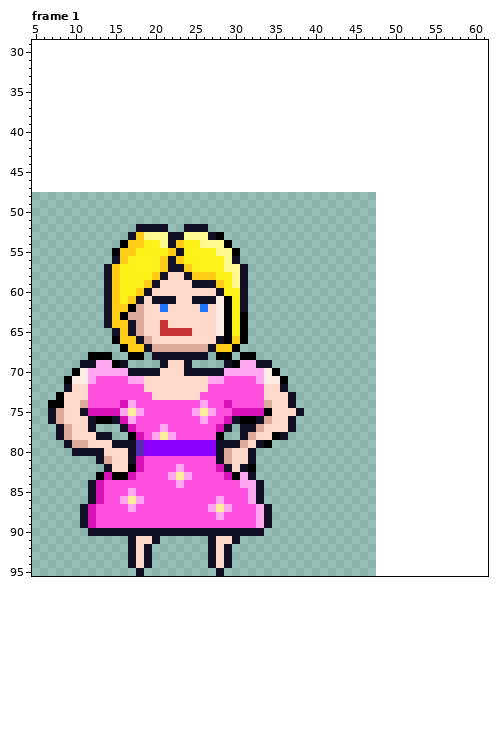
Pixel-art file -- Emma Art/character-flex.aseprite. The picture above is the old version.
48x48 pixels, 4 frames. Shown: frame 1: x 5..61, y 29..95. The old version is drawn lined up with the new one, on the new canvas. The commit also changed other frames, which this record leaves out.
After the commit:
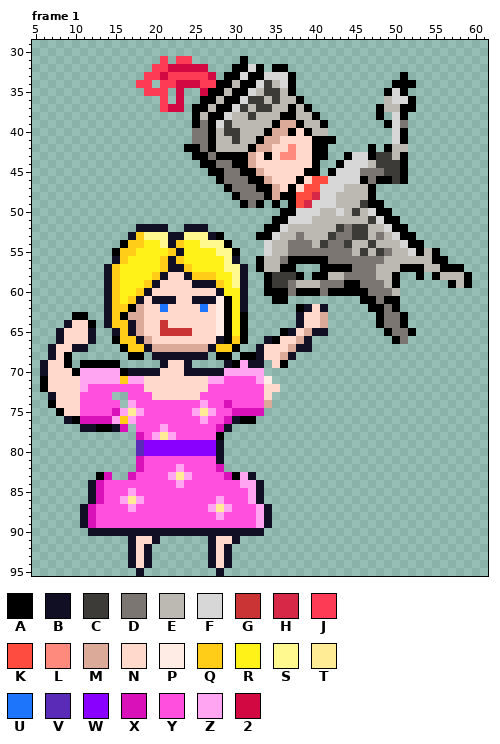
Palette (. is transparent): A #000000  B #100f24  C #3d3b38  D #7b7671  E #bcb8b2  F #d7d7d7  G #ca3435  H #d72847  J #fd3b54  K #ff4c41  L #fe8a7e  M #dbaa98  N #ffd9cc  P #ffece5  Q #ffcc18  R #fff218  S #fff990  T #ffec94  U #1d75fb  V #5a2bb6  W #8900ff  X #d811b9  Y #ff4fdf  Z #ffa5f2  2 #d10841
From old to new:
canvas 48x48 -> 96x96, the old top-left corner now at 0,48
Frame 1:
y 31: x 21 . -> J; x 23..24 .. -> JJ; x 31 . -> A
y 32: x 20..26 ....... -> JJ22222; x 30..33 .... -> AAFA; x 35..36 .. -> AA
y 33: x 19..27 ......... -> JJ2JJJJJ2; x 29..37 ......... -> AAFAAFFFA; x 51 . -> A
y 34: x 18..19 .. -> JJ; x 21..37 ................. -> JJ222JJAAEAAFCEFA; x 50..52 ... -> AAA
y 35: x 19..21 ... -> JJJ; x 23 . -> 2; x 26..37 ............ -> 2AAEAAFECCEA; x 49..51 ... -> AFA
y 36: x 21 . -> J; x 23 . -> 2; x 26..38 ............. -> AAEAAFCCECEEA; x 49..52 .... -> EFFA
y 37: x 21..23 ... -> J22; x 25..39 ............... -> AAEAAFCECCEEAEA; x 48..52 ..... -> AEEAA
y 38: x 25..40 ................ -> AEAAFEECEEEAAEEA; x 48 . -> A; x 50..51 .. -> FA
y 39: x 25..41 ................. -> ADAFCEEEEEAMMAEEA; x 49..51 ... -> AFD
y 40: x 25..41 ................. -> DDAECCEEEAMMANAEE; x 50..51 .. -> FA
y 41: x 25..42 .................. -> DDAEECEEAMMNNNNAAA; x 50..51 .. -> FA
y 42: x 24..41 .................. -> AADAEEEEAMMNNLNNAA; x 47 . -> A; x 49..51 ... -> AEE
y 43: x 25..41 ................. -> AADAAAAMNANLLNNAA; x 44..51 ........ -> AFFACCEA
y 44: x 26..40 ............... -> AADDAAMNNNNNNNA; x 43..51 ......... -> AFFFECCCA
y 45: x 27..40 .............. -> AADDAAMNNNNNAA; x 42..51 .......... -> AFFFDDDCCA
y 46: x 28..51 ........................ -> ADDDAAMNNNANKKFFFFADAACA
y 47: x 29..47 ................... -> ADDDAAMNANKKFFFEEEA
y 48: x 30..47 .................. -> ADDDAMAAKKHFFEEEEA
y 49: x 31..33 ... -> ADA; x 35 . -> A; x 37..48 ............ -> AKHFFFEEECAA
y 50: x 36..49 .............. -> AAFFFEEFECEFAA
y 51: x 35..50 ................ -> AAFFFEEEEEEECFAA
y 52: x 34..51 .................. -> AAFEEEEEECDCCEEFAA
y 53: x 33..52 .................... -> AAFEEDEEECDDCCEDEFAA
y 54: x 34..53 .................... -> FEEDDDECDDCEECEEEFAA
y 55: x 34..55 ...................... -> FEEDDDDDDDDECECDEEFAEA
y 56: x 33..56 ........................ -> AEEDAAAAADDDDDDDEEEEEEAA
y 57: x 33..37 ..... -> AEEAA; x 41..58 .................. -> AAAADDDEEEAAAEEAAA
y 58: x 34..38 ..... -> ACCCA; x 40..50 ........... -> AAEEDDDDEEA; x 53 . -> A; x 55..59 ..... -> AEEEA
y 59: x 34..50 ................. -> ACCDEEEDDDAADDDEA; x 57..59 ... -> AEA
y 60: x 34..50 ................. -> AAADAAADAAAAADDDE
y 61: x 35..36 .. -> AA; x 46..50 ..... -> AADAA
y 62: x 38..41 .... -> ABNB; x 47..50 .... -> AADA
y 63: x 10..11 .. -> AA; x 38..41 .... -> BNNM; x 48..51 .... -> ADDA
y 64: x 9..12 .... -> BNNA; x 38..41 .... -> BNNM; x 48..51 .... -> ADDA
y 65: x 8..12 ..... -> BNNNB; x 36..41 ...... -> ABNMBB; x 49..52 .... -> ADDA
y 66: x 8..12 ..... -> BNNNB; x 34..39 ...... -> BANNMB; x 50..51 .. -> AD
y 67: x 7..11 ..... -> BNNBB; x 33..39 ....... -> BNNNMBB
y 68: x 7..9 ... -> BNA; x 12..14 AAA -> ...; x 33..37 ..... -> BNNMB
y 69: x 6..9 .... -> BNNA; x 11..14 BBZZ -> AAAA; x 16 B -> .; x 32 Z -> B; x 34..36 B.. -> .NA
y 70: x 6..9 .... -> BNNN; x 11 P -> Z; x 16 Z -> A; x 34..35 PA -> ..
y 71: x 6..11 ...APP -> ANNNNZ; x 13..16 YYYY -> ZZZQ; x 35..36 PA -> ..
y 72: x 6..9 ...B -> ANNN; x 11 N -> Z; x 36 B -> .
y 73: x 7..8 .A -> BN; x 11 N -> Y; x 15..16 YY -> ..; x 35..37 NNB -> ...
y 74: x 8 A -> N; x 11 M -> Y; x 16 X -> .; x 35..37 NNB -> ...
y 75: x 7..8 BM -> .A; x 11..14 BXXX -> YYYY; x 34..38 ANNNB -> .....
y 76: x 7..16 BMNNNBAABX -> ..BAXXXXZQ; x 33..37 BMNNB -> .....
y 77: x 8..11 BMNN -> ...B; x 13..17 ...BX -> AABX.; x 31..37 BBMNNNB -> .......
y 78: x 8..14 BMNNNBB -> .......; x 17 A -> .; x 31..36 BMNNAB -> ......
y 79: x 9..17 BMMNNNBBB -> .........; x 29..34 BBMNBA -> ......
y 80: x 10..17 BBBBNNNB -> ........; x 29..32 MNNB -> ....
y 81: x 13..17 BMNNB -> .....; x 29..32 MNNB -> ....
y 82: x 14..17 BNNA -> ....; x 29..32 BNBA -> ....
y 83: x 15..16 AA -> ..
Pixel boxes of the changes (left, top, right, bottom) in both pictures:
changed: (136, 56, 472, 472)
changed: (40, 312, 136, 480)
